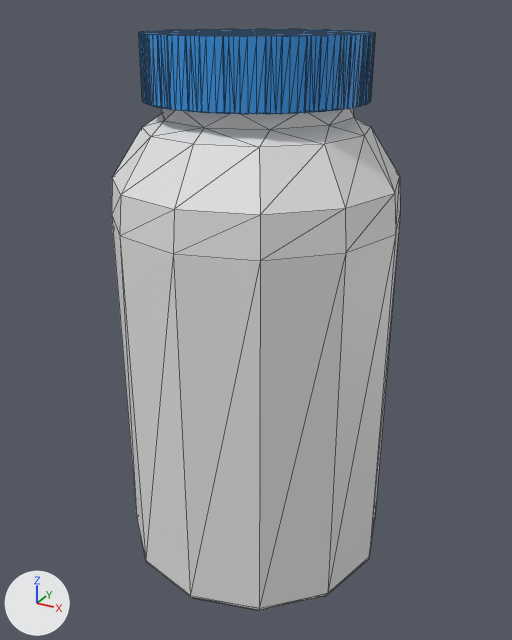
Before and after pictures for a commit that changed the Blender file Models/Accessories/Healing-Item-Pills.blend.
Both versions are drawn from a 50 mm lens placed at (1.73, -3.16, 2.98), pointed at (0.0, -0.01, 1.41). The axes (+X, +Y, +Z) are drawn at lower left. The lights are the same throughout. Mesh edges are drawn as thin lines.

Names of what the first picture shows: 'Healing-Item-Pills'.
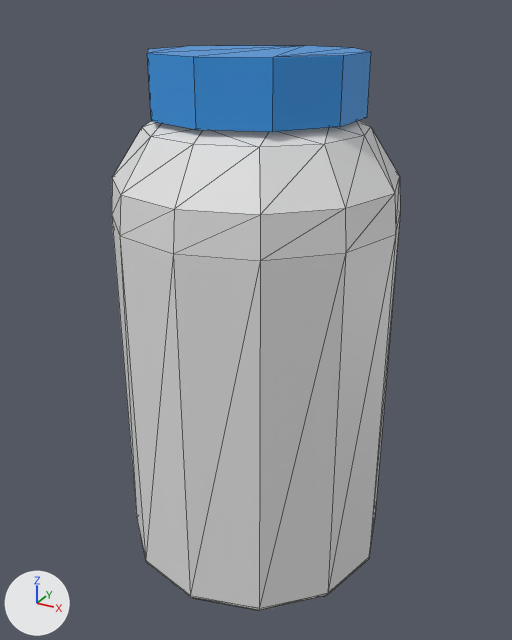
Diff of the bpy script that builds the scene:
```diff
--- a/Models/Accessories/Healing-Item-Pills.blend.py
+++ b/Models/Accessories/Healing-Item-Pills.blend.py
@@ me_healing_item_pills @@
 # used by ob_healing_item_pills; location = (0.0, 0.0, 0.0)
-me_healing_item_pills.from_pydata(...)  # 423 vertices, 842 faces; spans x -0.75..0.75, y -0.75..0.75, z 0.0..2.88
+me_healing_item_pills.from_pydata(...)  # 117 vertices, 202 faces; spans x -0.75..0.75, y -0.75..0.75, z 0.0..2.88
+# me_healing_item_pills part 1: 326 vertices removed from x -0.55..0.55, y -0.55..0.55, z 2.58..2.88; 20 vertices added at x -0.51..0.51, y -0.54..0.54, z 2.5..2.8
 me_healing_item_pills.materials.append(mat_bottle_top)
```

Pixel boxes (x1, y1, x2, y2) of what changed, in the pictures (512 x 640 px):
'Healing-Item-Pills', reshaped
    before: (112, 29, 400, 611)
    after: (112, 45, 400, 611)
part 1 of me_healing_item_pills, cut back
    before: (138, 29, 375, 130)
    after: (147, 45, 371, 132)
